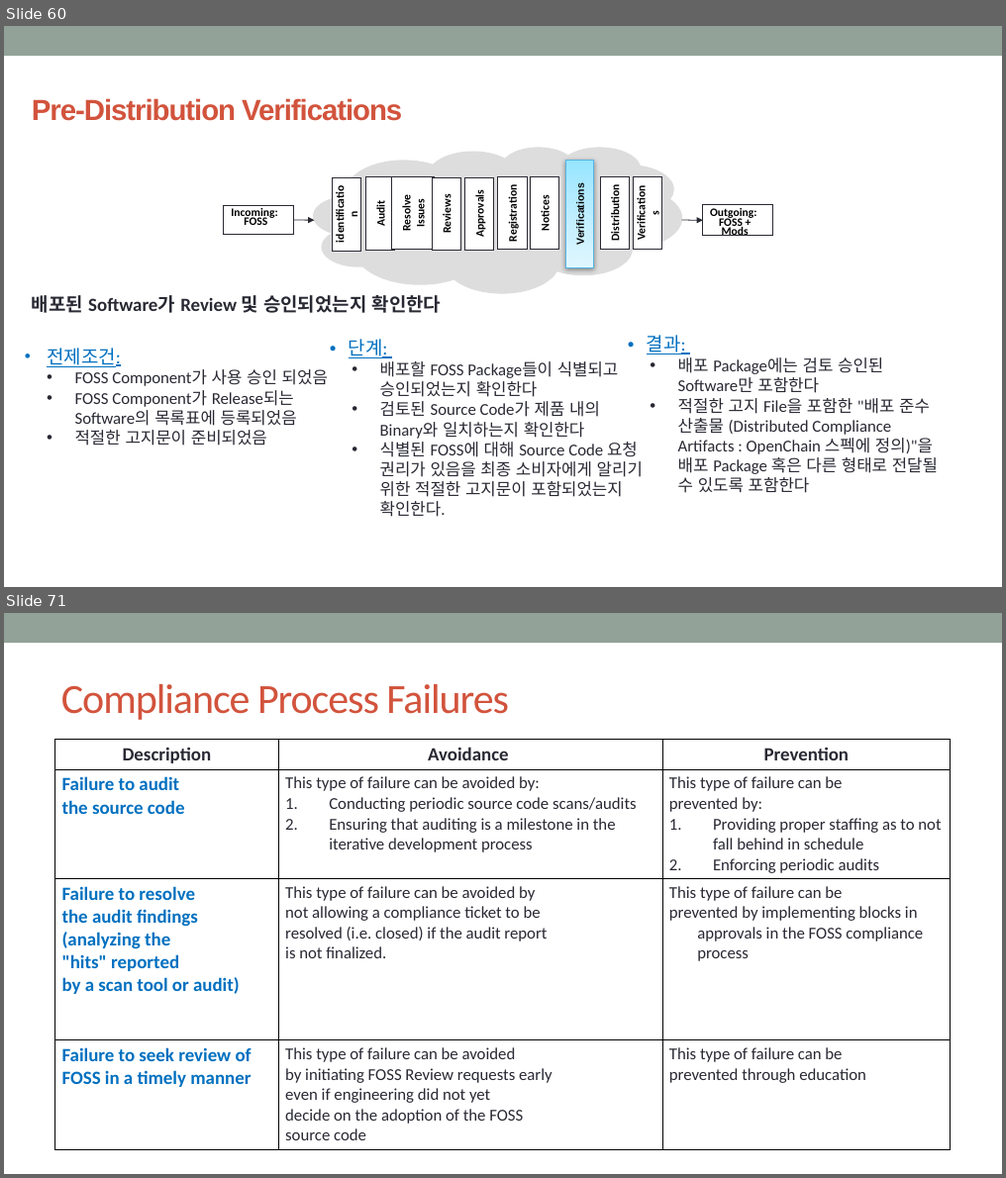
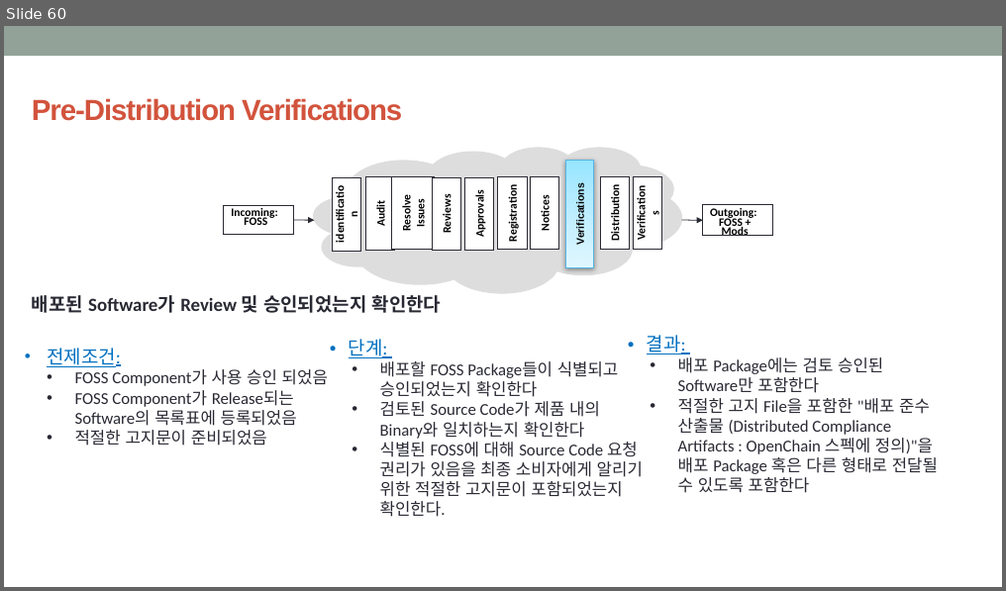
Before and after one commit to hakssung/openchain-curriculum-release-1-kor, a slide deck: slide/openchain-curriculum-release-1-kor.pptx. Shown one above the other, each under a label of ours: slides 60 and 71 before the commit, slide 60 after it; the slides between them are not shown. The pictures are 1006x1178 and 1006x591 pixels, drawn with LibreOffice and Linux fonts; fonts in the diff are those of the drawing; background and template pictures are left out. Boxes give left, top, right and bottom in pixels: in the first picture for what was removed or moved away, otherwise in the second. Text is boxed around its words. In the diff, an @@ line names an element or a change of style, - is before the commit and + after.

```diff
--- a/slide/openchain-curriculum-release-1-kor.pptx
+++ b/slide/openchain-curriculum-release-1-kor.pptx
@@ slide 71 removed at [4,613,1002,1174], background #FFFFFF; not listed: 1 template element that a slide beside it also shows @@
@@ title removed at [61,684,509,720] @@
-Compliance Process Failures
@@ table removed at [54,740,950,1146], 4 rows, 3 columns @@
-Description | Avoidance | Prevention
-Failure to audit / the source code | This type of failure can be avoided by: / Conducting periodic source code scans/audits / Ensuring that auditing is a milestone in the iterative development process | This type of failure can be / prevented by: / Providing proper staffing as to not fall behind in schedule / Enforcing periodic audits
-Failure to resolve / the audit findings / (analyzing the / "hits" reported / by a scan tool or audit) | This type of failure can be avoided by / not allowing a compliance ticket to be / resolved (i.e. closed) if the audit report / is not finalized. | This type of failure can be / prevented by implementing blocks in approvals in the FOSS compliance process
-Failure to seek review of FOSS in a timely manner | This type of failure can be avoided / by initiating FOSS Review requests early / even if engineering did not yet / decide on the adoption of the FOSS / source code | This type of failure can be / prevented through education
```
Also in this commit, not shown: 13 slides changed, 1 slide added.
